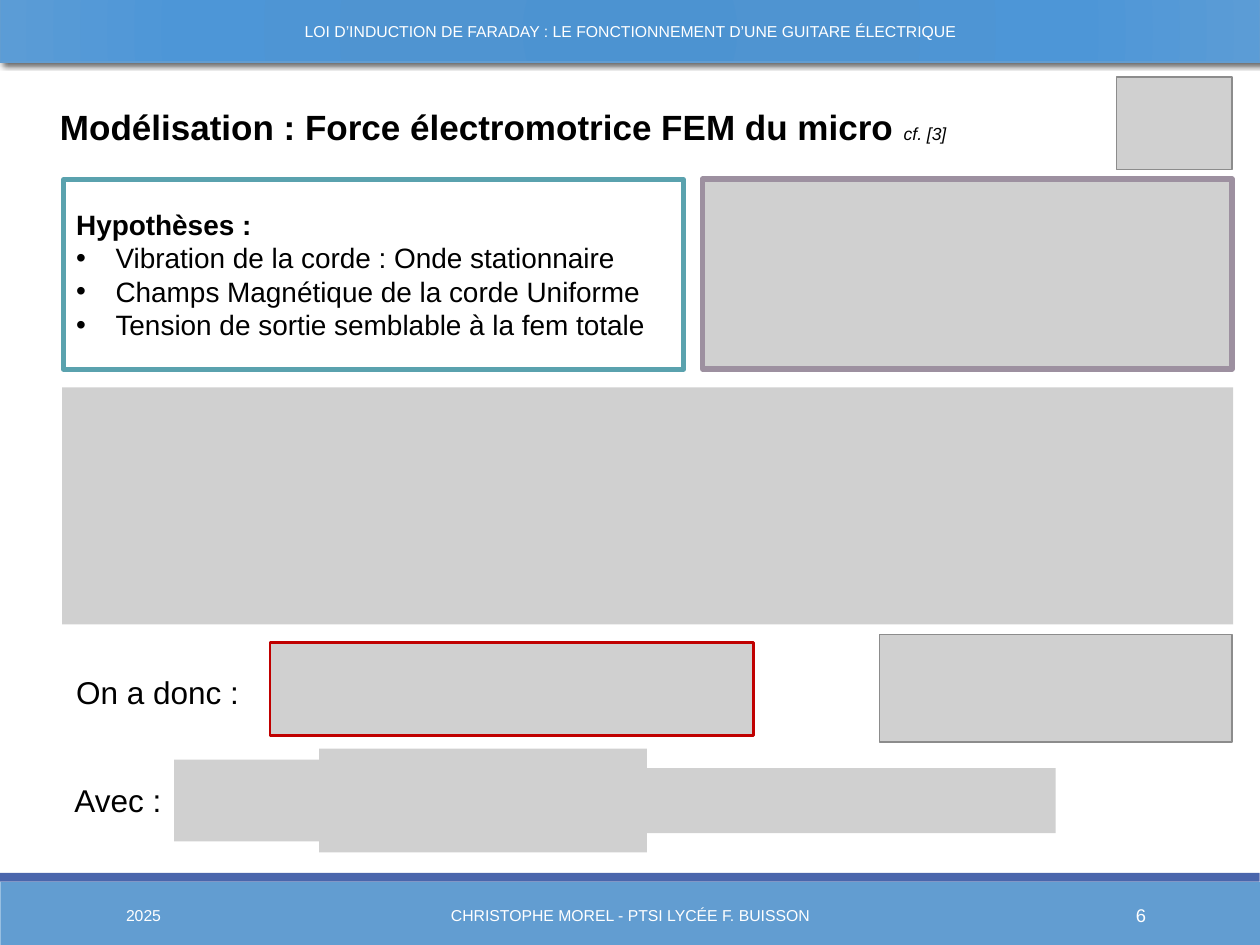
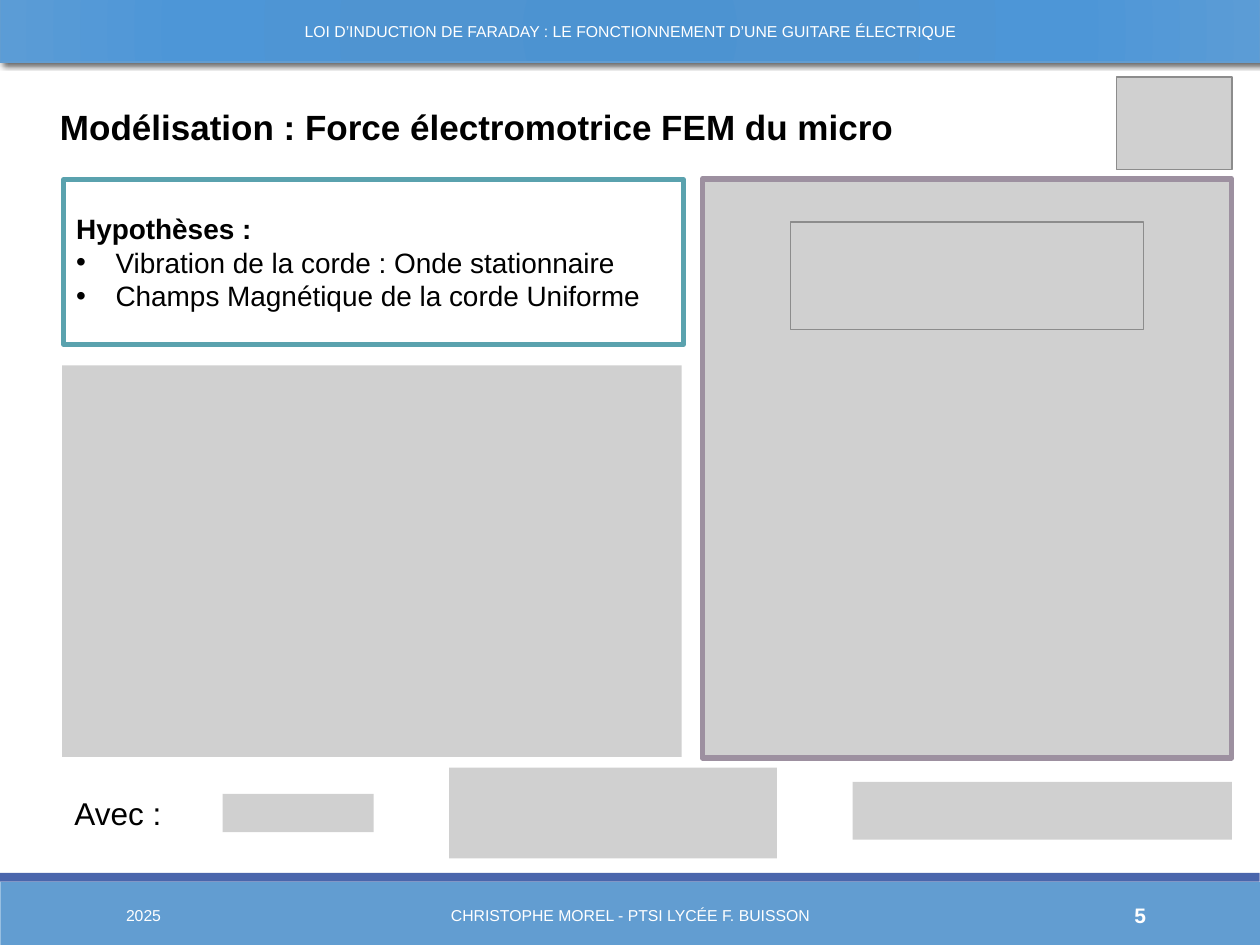
Before and after one commit to Chrismorel7/TIPE---Micro_guitare_elec, a slide deck: slide 5 of Views/Novembre.pptx (slide 6 before the commit). Drawn at 1260x945 pixels with LibreOffice and Linux fonts; fonts in the diff are those of the drawing; grey boxes stand for pictures; background and template pictures are left out. Boxes give left, top, right and bottom in pixels: in the first picture for what was removed or moved away, otherwise in the second. Text is boxed around its words. In the diff, an @@ line names an element or a change of style, - is before the commit and + after.

```diff
--- a/Views/Novembre.pptx
+++ b/Views/Novembre.pptx
@@ text at (60, 114, 892, 141): text changed @@
-Modélisation : Force électromotrice FEM du micro cf. [3]
+Modélisation : Force électromotrice FEM du micro
@@ picture: place and size @@
-picture at (703, 179, 1232, 369)
+picture at (702, 179, 1231, 759)
@@ rectangle "Hypothèses :": place and size @@
-rectangle "Hypothèses :" at (64, 180, 684, 370)
+rectangle "Hypothèses :" at (64, 180, 684, 345)
@@ picture: place and size @@
-picture at (879, 635, 1232, 742)
+picture at (791, 222, 1144, 329)
@@ text in rectangle at (116, 314, 644, 336): paragraph removed @@
-• Tension de sortie semblable à la fem totale
@@ picture: place and size @@
-picture at (62, 387, 1232, 624)
+picture at (62, 365, 682, 757)
@@ picture removed at (270, 643, 753, 736) @@
@@ text removed at (76, 681, 221, 705) @@
-On a donc :
@@ picture removed at (319, 748, 646, 852) @@
@@ picture removed at (174, 760, 325, 842) @@
@@ picture added at (449, 767, 776, 858) @@
@@ picture removed at (627, 769, 1056, 834) @@
@@ text "Avec :": place and size @@
-text "Avec :" at (74, 790, 143, 813)
+text "Avec :" at (74, 803, 143, 826)
@@ picture added at (223, 794, 374, 832) @@
@@ picture added at (853, 782, 1232, 840) @@
@@ page number at (1134, 908, 1146, 923): text changed; size 10.5 to 12 pt; bold on @@
-6
+5
```
Also in this commit, not shown: 18 other slides changed, 2 slides added, 1 slide removed, 16 other files.
